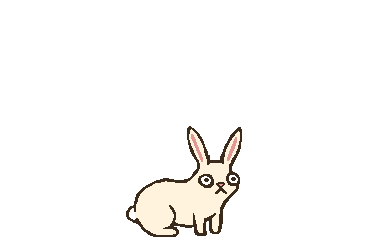
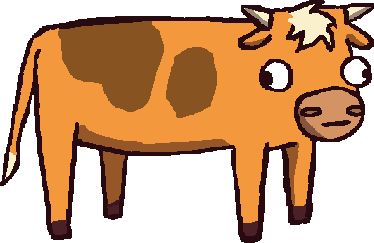
Layers edited between the first and the second 374 x 243 image:
hid "rabbit", painted on it over 126, 126, 242, 237
showed "cow", painted on it over 0, 0, 374, 243
